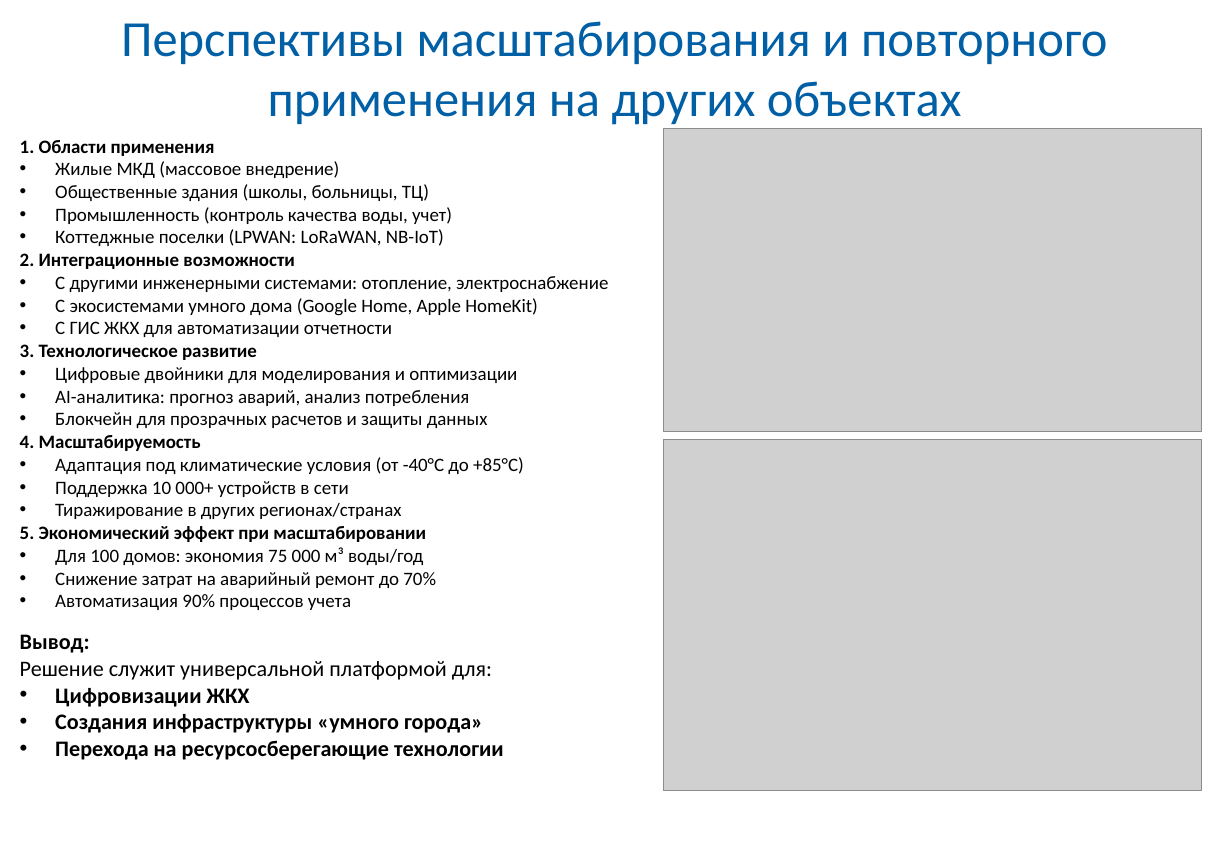
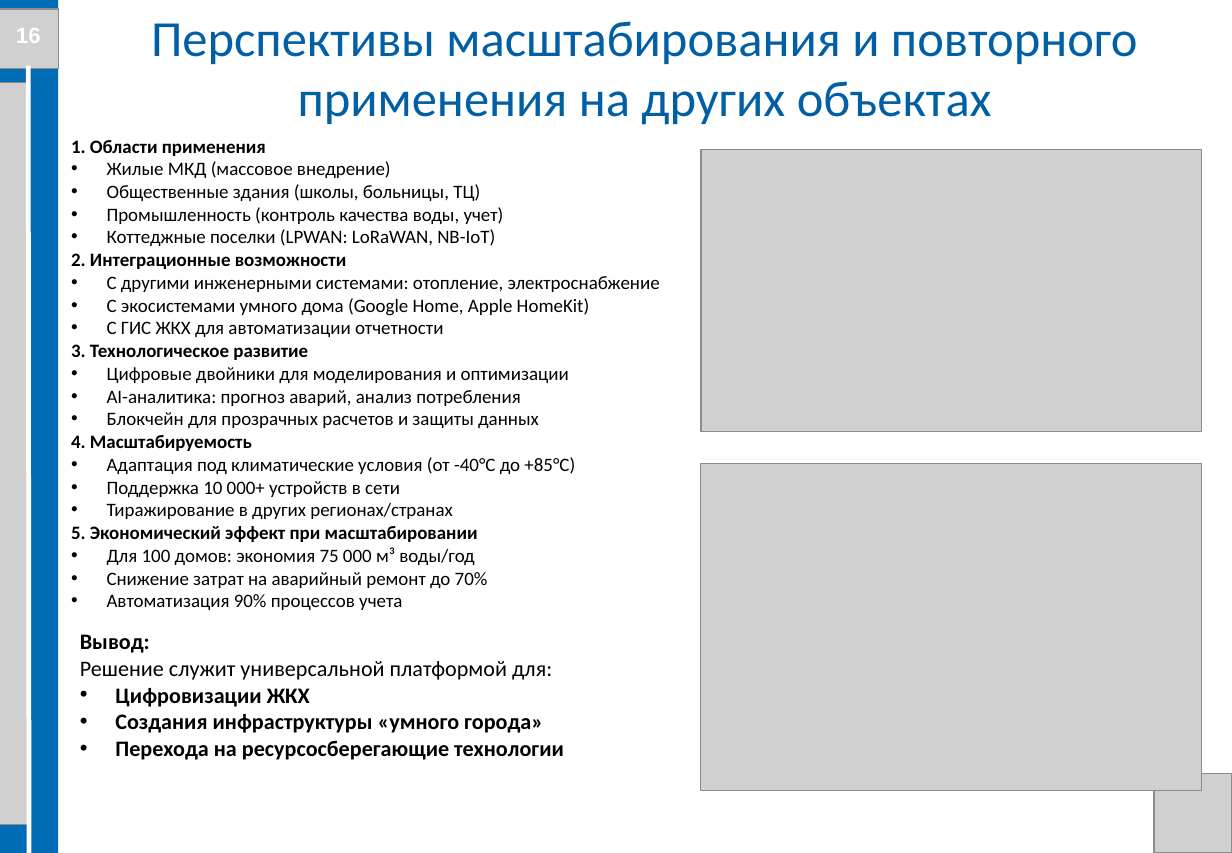
Before and after one commit to Evgenij1234/Diplom-work, a slide deck: slide 16 of Стасик/Презентация диплома Костюк С. В. БПЦ 21-01.pptx. Drawn at 1232x853 pixels with LibreOffice and Linux fonts; fonts in the diff are those of the drawing; grey boxes stand for pictures; background and template pictures are left out. Boxes give left, top, right and bottom in pixels: in the first picture for what was removed or moved away, otherwise in the second. Text is boxed around its words. In the diff, an @@ line names an element or a change of style, - is before the commit and + after.

```diff
--- a/Стасик/Презентация диплома Костюк С. В. БПЦ 21-01.pptx
+++ b/Стасик/Презентация диплома Костюк С. В. БПЦ 21-01.pptx
@@ rectangle added at bbox=[0, 0, 58, 853], fill #006CB5 @@
@@ picture added at bbox=[0, 9, 59, 69] @@
@@ text added at bbox=[16, 28, 41, 43], 14 pt, text #FFFFFF, bold @@
+16
@@ text "Перспективы масштабирования и повторного применения ..." rewrapped from bbox=[121, 21, 1108, 129] to bbox=[151, 21, 1138, 125] @@
@@ picture added at bbox=[0, 82, 28, 825] @@
@@ line added from (28, 66) to (30, 853), #FFFFFF 3 pt @@
@@ text "1. Области применения": place and size @@
-text "1. Области применения" at bbox=[20, 140, 608, 610]
+text "1. Области применения" at bbox=[71, 140, 660, 610]
@@ picture: place and size @@
-picture at bbox=[663, 129, 1201, 431]
+picture at bbox=[701, 150, 1201, 432]
@@ picture: place and size @@
-picture at bbox=[663, 439, 1201, 791]
+picture at bbox=[701, 464, 1201, 791]
@@ text "Вывод: Решение служит универсальной платформой ...": place and size @@
-text "Вывод: Решение служит универсальной платформой ..." at bbox=[20, 634, 504, 760]
+text "Вывод: Решение служит универсальной платформой ..." at bbox=[80, 634, 564, 760]
@@ picture added at bbox=[1155, 774, 1232, 853] @@
```
Also in this commit, not shown: 11 other slides changed, 1 other file.
